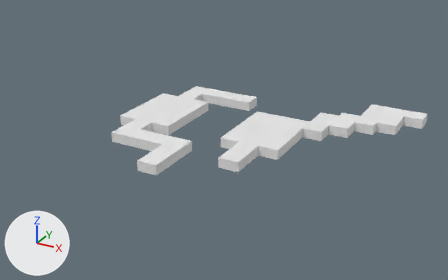
Renders of the OBJ model New folder/Assets/Level Models/2ndfloor.obj from each side of a commit.
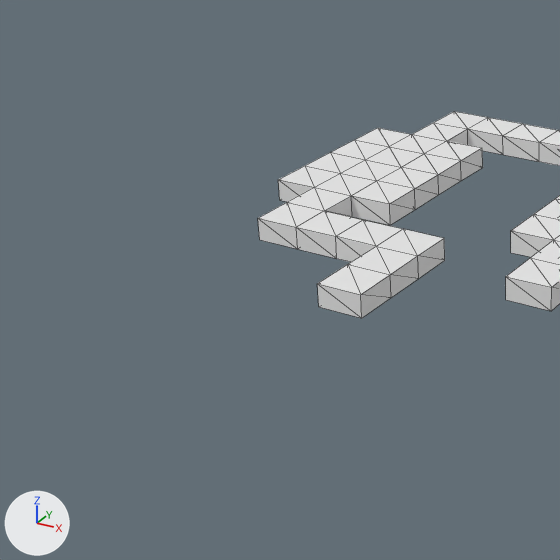
Old and new are each drawn whole from a 50 mm camera at (20.7, -45.8, 28.7) aimed at (-5.7, 2.2, 4.7) and again close up on the part from 0% to 54% of the width and 14% to 100% of the height. Lighting does not change. The marker at lower left points along +X, +Y and +Z. The close-ups show mesh edges as thin lines. Where no turn or scale is listed for an object, it has been applied to the vertices. Vertices at the same position are counted once.

The first close-up shows '2ndfloor'.
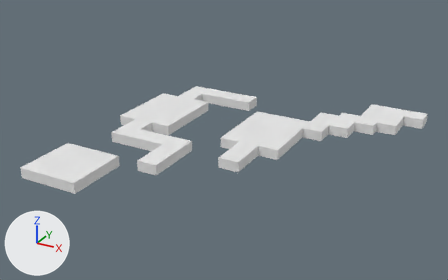
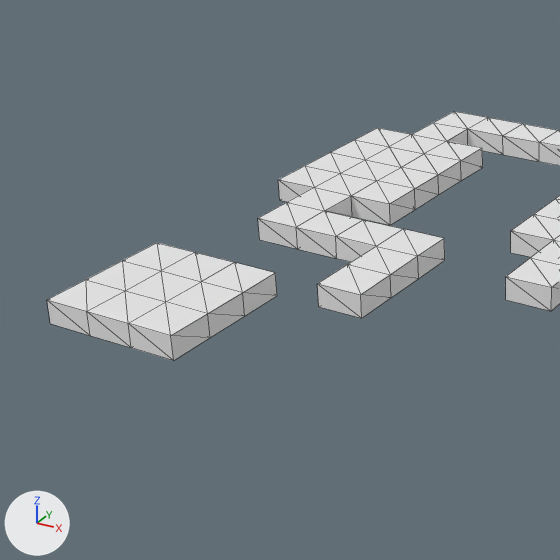
Boxes [x1, y1, x2, y2] around the edits, measured in the close-ups (560 x 560 px):
'2ndfloor', reshaped
    before: [258, 111, 560, 318]
    after: [47, 111, 560, 361]
part 1 of me_2ndfloor, added
    after: [47, 243, 277, 361]

Diff of the bpy script that builds the scene:
```diff
--- a/New folder/Assets/Level Models/2ndfloor.obj.py
+++ b/New folder/Assets/Level Models/2ndfloor.obj.py
@@ me_2ndfloor @@
 # used by ob_2ndfloor; location = (0.0, 0.0, 0.0)
-me_2ndfloor.from_pydata(...)  # 180 vertices, 352 faces; spans x -18.0..10.0, y -6.0..18.0, z 4.0..5.0
+me_2ndfloor.from_pydata(...)  # 212 vertices, 412 faces; spans x -18.0..10.0, y -12.0..18.0, z 4.0..5.0
+# me_2ndfloor part 1: a new loose piece of 32 vertices spanning x -18.0..-12.0, y -12.0..-6.0, z 4.0..5.0, in mat_palette (white #e7e7e7)
 me_2ndfloor.materials.append(mat_palette)
```
